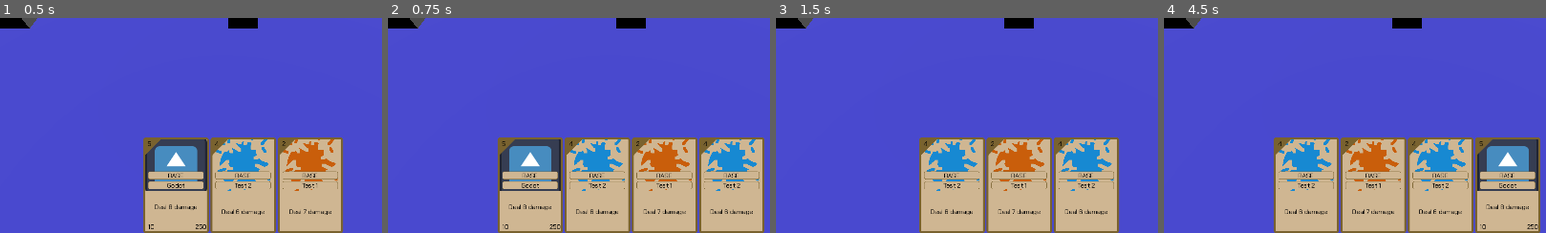
Above: before the commit, frames 1-4 (left to right).
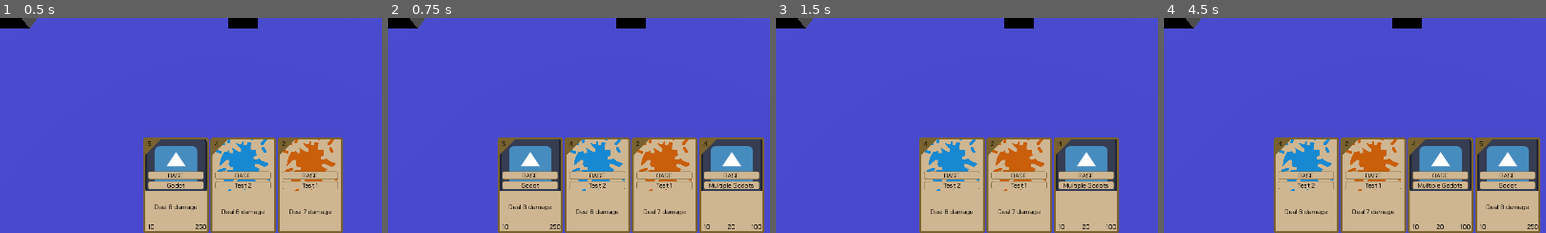
Above: after the commit, the same moments.

Repository: turuko/Project-Space-Cards
Game: Godot game, scene res://Scenes/battle.tscn
Two runs of this game, one before a commit and one after it. Both use one fixed random seed, a clock stepped at 60 frames per second and the inputs below. The engine's default icon, where the game draws it, is replaced by a stand-in: a white triangle on a blue panel in a dark square.
Inputs:
- Up to frame 1 (0.5 s): no input
- Up to frame 2 (0.75 s): click "Draw Card" at 0.5 s
- Up to frame 3 (1.5 s): click "Discard Card" at 1.25 s
- Up to frame 4 (4.5 s): click "Toggle Freeze" at 2 s; click "Unfreeze Camera" at 2.75 s; click "Freeze Camera" at 3.5 s; click "Draw Card" at 4.25 s
The pictures show only the part of the screen within x 18-68%, y 50-100%; the shares and areas given below are measured in that part.

Frame 1 is identical in both runs. In frame 2, 3.0% of the frame differs, in the area x 82-98%, y 56-99%; in frame 3, 3.0%; in frame 4, 3.1%, in the area x 64-81%, y 56-99%.

Commit message:
Implement creature and commander spawning

Diff:
--- a/Resource Scripts/Cards/commander_card.gd
+++ b/Resource Scripts/Cards/commander_card.gd
@@ -6,7 +6,17 @@
 @export var attacks_per_second: float
 @export var unit: PackedScene #Unit scene
 
+var position: Vector3
+
 func _on_played(player: Player) -> bool:
 	var unit_instance = unit.instantiate() as Unit
+	unit_instance.position = position
+
+	var jumper = JumpRequester.new()
+	jumper.position = position
+	jumper.duration = 1.5
+	jumper.request_jump()
+	unit_instance.add_child(jumper)
+
 	player.add_child(unit_instance)
 	return super(player)
--- a/Resource Scripts/Cards/creature_card.gd
+++ b/Resource Scripts/Cards/creature_card.gd
@@ -12,6 +12,34 @@
 var regiment_position: Vector2
 
 func _on_played(player: Player) -> bool:
-	var regiment = Regiment.new(unit_scene, regiment_area_size, regiment_position, amount)
+	var positions = _calculate_spawn_positions(regiment_area_size, unit_scene.instantiate() as Unit)
+	var regiment = Regiment.new(unit_scene, regiment_area_size, regiment_position, positions, amount)
 	player.add_child(regiment)
 	return super(player)
+
+
+func _calculate_spawn_positions(area: Vector2, unit_prototype: Unit) -> Array[Vector3]:
+	var positions: Array[Vector3] = []
+
+	var remaining = amount
+
+	var max_units_x = floor(area.x / (unit_prototype.size.x +  (unit_prototype.size.x/2)))
+	var rows = ceil(amount / max_units_x)
+
+	var unit_x_spacing = area.x / min(max_units_x, amount)
+	var unit_z_spacing = unit_prototype.size.z / 2
+
+	for i in range(rows):
+		var x = 0.0
+		while x < area.x:
+			var pos_x = (x + unit_prototype.size.x / 2)
+			var pos_y = ((i * (1+unit_z_spacing)) + (unit_prototype.size.z / 2))
+
+			x += unit_x_spacing
+			positions.append(Vector3(pos_x, 1, pos_y))
+			remaining -= 1
+
+			if(remaining == 0):
+				return positions
+
+	return positions
--- /dev/null
+++ b/Resources/Cards/test5.tres
@@ -0,0 +1,19 @@
+[gd_resource type="Resource" script_class="CreatureCard" load_steps=4 format=3 uid="uid://covmx4k3j3ghb"]
+
+[ext_resource type="Texture2D" uid="uid://bvha8udggetkq" path="res://icon.svg" id="1_w8j12"]
+[ext_resource type="Script" path="res://Resource Scripts/Cards/creature_card.gd" id="2_buo2t"]
+[ext_resource type="PackedScene" uid="uid://07tpgwwpgx8s" path="res://Scenes/unit.tscn" id="3_ddj6y"]
+
+[resource]
+script = ExtResource("2_buo2t")
+amount = 20
+damage_per_unit = 10.0
+health_per_unit = 100.0
+armor_per_unit = 3.0
+attacks_per_second = 1.25
+unit_scene = ExtResource("3_ddj6y")
+cost = 4
+art = ExtResource("1_w8j12")
+name = "Multiple Godots"
+flavor_text = "The 4'th of the tests"
+effects = null
--- a/Resources/Cards/test_deck.tres
+++ b/Resources/Cards/test_deck.tres
@@ -1,11 +1,12 @@
-[gd_resource type="Resource" script_class="CardPile" load_steps=6 format=3 uid="uid://dfrlevxbqrfvj"]
+[gd_resource type="Resource" script_class="CardPile" load_steps=7 format=3 uid="uid://dfrlevxbqrfvj"]
 
 [ext_resource type="Script" path="res://Resource Scripts/card_pile.gd" id="1_7fn8u"]
 [ext_resource type="Resource" uid="uid://calb64cab2bei" path="res://Resources/Cards/test_spell1.tres" id="1_hy5ql"]
 [ext_resource type="Resource" uid="uid://clwj35djs8t77" path="res://Resources/Cards/test_spell2.tres" id="2_7qkhm"]
 [ext_resource type="Resource" uid="uid://byuhjtq1hbrhv" path="res://Resources/Cards/test3.tres" id="2_qjhqe"]
 [ext_resource type="Resource" uid="uid://cuvibpdf7mspe" path="res://Resources/Cards/test4.tres" id="4_iowj4"]
+[ext_resource type="Resource" uid="uid://covmx4k3j3ghb" path="res://Resources/Cards/test5.tres" id="5_sr8kp"]
 
 [resource]
 script = ExtResource("1_7fn8u")
-cards = Array[Resource("res://Resource Scripts/Cards/card.gd …(194 unchanged characters)… ), ExtResource("4_iowj4"), ExtResource("4_iowj4"), ExtResource("2_7qkhm"), ExtResource("2_qjhqe")])
+cards = Array[Resource("res://Resource Scripts/Cards/card.gd …(194 unchanged characters)… ), ExtResource("4_iowj4"), ExtResource("5_sr8kp"), ExtResource("5_sr8kp"), ExtResource("5_sr8kp")])
--- a/Scenes/unit.tscn
+++ b/Scenes/unit.tscn
@@ -1,13 +1,18 @@
-[gd_scene load_steps=4 format=3 uid="uid://07tpgwwpgx8s"]
+[gd_scene load_steps=5 format=3 uid="uid://07tpgwwpgx8s"]
 
 [ext_resource type="Script" path="res://Scripts/Data/Creatures/unit.gd" id="1_yg3oh"]
 
 [sub_resource type="CapsuleShape3D" id="CapsuleShape3D_jpsps"]
 
+[sub_resource type="StandardMaterial3D" id="StandardMaterial3D_ash4b"]
+resource_local_to_scene = true
+transparency = 1
+
 [sub_resource type="CapsuleMesh" id="CapsuleMesh_46pfl"]
+material = SubResource("StandardMaterial3D_ash4b")
 
 [node name="CharacterBody3D" type="CharacterBody3D"]
-transform = Transform3D(1, 0, 0, 0, 1, 0, 0, 0, 1, 0, 1, 0)
+transform = Transform3D(1, 0, 0, 0, 1, 0, 0, 0, 1, 0.131668, 1, 0)
 script = ExtResource("1_yg3oh")
 size = Vector3(1, 2, 1)
 
--- a/Scripts/Data/Creatures/regiment.gd
+++ b/Scripts/Data/Creatures/regiment.gd
@@ -5,47 +5,24 @@
 var count: int
 
 
-func _init(unit: PackedScene, _regiment_area_size: Vector2, _regiment_pos: Vector2, _count: int):
+func _init(unit: PackedScene, _regiment_area_size: Vector2, _regiment_pos: Vector2, positions: Array[Vector3], _count: int):
 	unit_scene = unit
 	count = _count
 	regiment_area_size = _regiment_area_size
 	position = Vector3(_regiment_pos.x, 0, _regiment_pos.y)
 
-	_spawn_units()
+	_spawn_units(positions)
+	var jumper = JumpRequester.new()
+	jumper.position = Vector3(position.x + regiment_area_size.x / 2, position.y, position.z + regiment_area_size.y / 2)
+	jumper.duration = 1.5
+	jumper.request_jump()
+	add_child(jumper)
 
 
-func _spawn_units() -> void:
+func _spawn_units(positions: Array[Vector3]) -> void:
 	var unit_prototype = unit_scene.instantiate() as Unit
-	var spawn_positions = _calculate_spawn_positions(unit_prototype)
 
-	for pos in spawn_positions:
+	for pos in positions:
 		var unit_instance = unit_scene.instantiate() as Unit
 		unit_instance.position = pos
 		add_child(unit_instance)
-
-
-func _calculate_spawn_positions(unit_prototype: Unit) -> Array[Vector3]:
-	var positions: Array[Vector3] = []
-
-	var remaining = count
-
-	var max_units_x = floor(regiment_area_size.x / (unit_prototype.size.x +  (unit_prototype.size.x/2)))
-	var rows = ceil(count / max_units_x)
-
-	var unit_x_spacing = regiment_area_size.x / min(max_units_x, count)
-	var unit_z_spacing = unit_prototype.size.z / 2
-
-	for i in range(rows):
-		var x = 0.0
-		while x < regiment_area_size.x:
-			var pos_x = (x + unit_prototype.size.x / 2)
-			var pos_y = ((i * (1+unit_z_spacing)) + (unit_prototype.size.z / 2))
-
-			x += unit_x_spacing
-			positions.append(Vector3(pos_x, 1, pos_y))
-			remaining -= 1
-
-			if(remaining == 0):
-				return positions
-
-	return positions
--- a/Scripts/UI/Card UI States/aiming_state.gd
+++ b/Scripts/UI/Card UI States/aiming_state.gd
@@ -1,15 +1,26 @@
 extends CardState
 
 var initial_mouse_pos
+var previews = []
+var mat
 
 func enter() -> void:
 	initial_mouse_pos = Utilities.get_ground_click_location()
 	card_ui.state.text = "AIMING"
-	card_ui.modulate.a = 0.5
+	card_ui.visible = false
 	pass
 
 
+var preview
+
 func on_input(_event: InputEvent) -> void:
+
+	if preview != null:
+		preview.queue_free()
+
+	#preview = Utilities.draw_rect(initial_mouse_pos, Utilities.get_ground_click_location())
+
+	var current_mouse_pos = Utilities.get_ground_click_location()
 
 
 	#Show an aiming "arrow"
@@ -19,19 +30,69 @@
 	#Show an aiming rectangle to visualize regiment area placement
 	if card_ui.card is CreatureCard:
 		var creature = card_ui.card as CreatureCard
+		_draw_creature_preview(creature, initial_mouse_pos, current_mouse_pos)
+
 		if _event.is_action_released("left_mouse") or _event.is_action_pressed("left_mouse"):
-			var current_mouse_pos = Utilities.get_ground_click_location()
+
+			mat.albedo_color.a = 1
 			var v3 = (current_mouse_pos - initial_mouse_pos).abs()
-			Utilities.draw_rect(initial_mouse_pos, current_mouse_pos)
-
 			var _area = Vector2(v3.x, v3.z)
 			creature.regiment_area_size = _area
 
 			creature.regiment_position = Vector2(min(initial_mouse_pos.x, current_mouse_pos.x),
-                min(initial_mouse_pos.z, current_mouse_pos.z))
+				min(initial_mouse_pos.z, current_mouse_pos.z))
 
 			transition_requested.emit(self, CardState.State.RELEASED)
 
 	#Show preview of commander to visualize placement
 	if card_ui.card is CommanderCard:
-		pass
+		var commander = card_ui.card as CommanderCard
+		_draw_commander_preview(commander, current_mouse_pos)
+
+		if _event.is_action_released("left_mouse") or _event.is_action_pressed("left_mouse"):
+
+			mat.albedo_color.a = 1
+			commander.position = current_mouse_pos + Vector3(0, (commander.unit.instantiate() as Unit).size.y / 2, 0)
+
+			transition_requested.emit(self, CardState.State.RELEASED)
+
+
+func _draw_creature_preview(creature: CreatureCard, pos1: Vector3, pos2: Vector3) -> void:
+	preview = Utilities.draw_rect(pos1, pos2)
+
+	for u in previews:
+		if u != null:
+			u.queue_free()
+
+	var v3 = (pos1 - pos2).abs()
+	#Draw preview
+	var _area = Vector2(v3.x, v3.z)
+	var positions = creature._calculate_spawn_positions(_area, creature.unit_scene.instantiate() as Unit)
+
+	for p in positions:
+		var unit_instance = creature.unit_scene.instantiate() as Unit
+		unit_instance.position = p + Vector3(min(pos1.x, pos2.x), 0,
+				min(pos1.z, pos2.z))
+		if mat == null:
+			var mesh_i = (unit_instance.find_child("MeshInstance3D") as MeshInstance3D)
+			mat = mesh_i.mesh.material
+		mat.albedo_color.a = 0.3
+		previews.append(unit_instance)
+		add_child(unit_instance)
+
+
+func _draw_commander_preview(commander: CommanderCard, pos: Vector3) -> void:
+	var commander_unit = commander.unit.instantiate() as Unit
+	preview = Utilities.draw_rect(pos + -Vector3(commander_unit.size.x / 2, 0, commander_unit.size.z / 2), pos + Vector3(commander_unit.size.x / 2, 0, commander_unit.size.z / 2))
+
+	for u in previews:
+		if u != null:
+			u.queue_free()
+
+	commander_unit.position = pos + Vector3(0, commander_unit.size.y / 2, 0)
+	if mat == null:
+			var mesh_i = (commander_unit.find_child("MeshInstance3D") as MeshInstance3D)
+			mat = mesh_i.mesh.material
+	mat.albedo_color.a = 0.3
+	previews.append(commander_unit)
+	add_child(commander_unit)
--- a/Scripts/Utilities/utilities.gd
+++ b/Scripts/Utilities/utilities.gd
@@ -36,10 +36,10 @@
 
 	var mesh_instance = Node.new()
 
-	var l1 = draw_line(pos1, Vector3(pos1.x, pos1.y, pos2.z), color)
-	var l2 = draw_line(Vector3(pos1.x, pos1.y, pos2.z), pos2, color)
-	var l3 = draw_line(pos2, Vector3(pos2.x, pos2.y, pos1.z), color)
-	var l4 = draw_line(Vector3(pos2.x, pos2.y, pos1.z), pos1, color)
+	var l1 = draw_line(pos1 + Vector3.UP * 0.1, Vector3(pos1.x, pos1.y + 0.1, pos2.z), color)
+	var l2 = draw_line(Vector3(pos1.x, pos1.y + 0.1, pos2.z), pos2 + Vector3.UP * 0.1, color)
+	var l3 = draw_line(pos2 + Vector3.UP * 0.1, Vector3(pos2.x, pos2.y + 0.1, pos1.z), color)
+	var l4 = draw_line(Vector3(pos2.x, pos2.y + 0.1, pos1.z), pos1 + Vector3.UP * 0.1, color)
 
 	mesh_instance.add_child(l1)
 	mesh_instance.add_child(l2)
